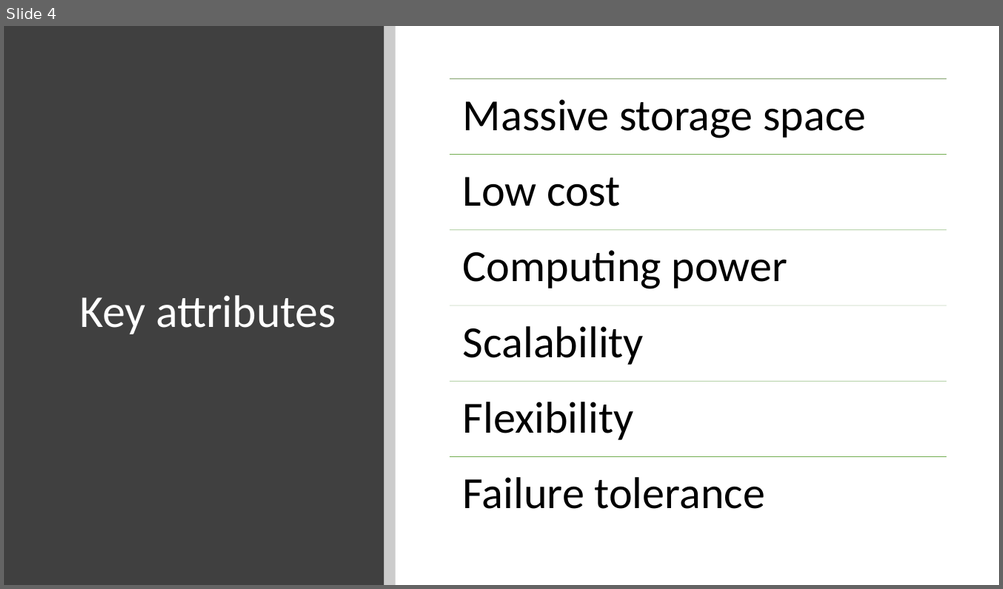
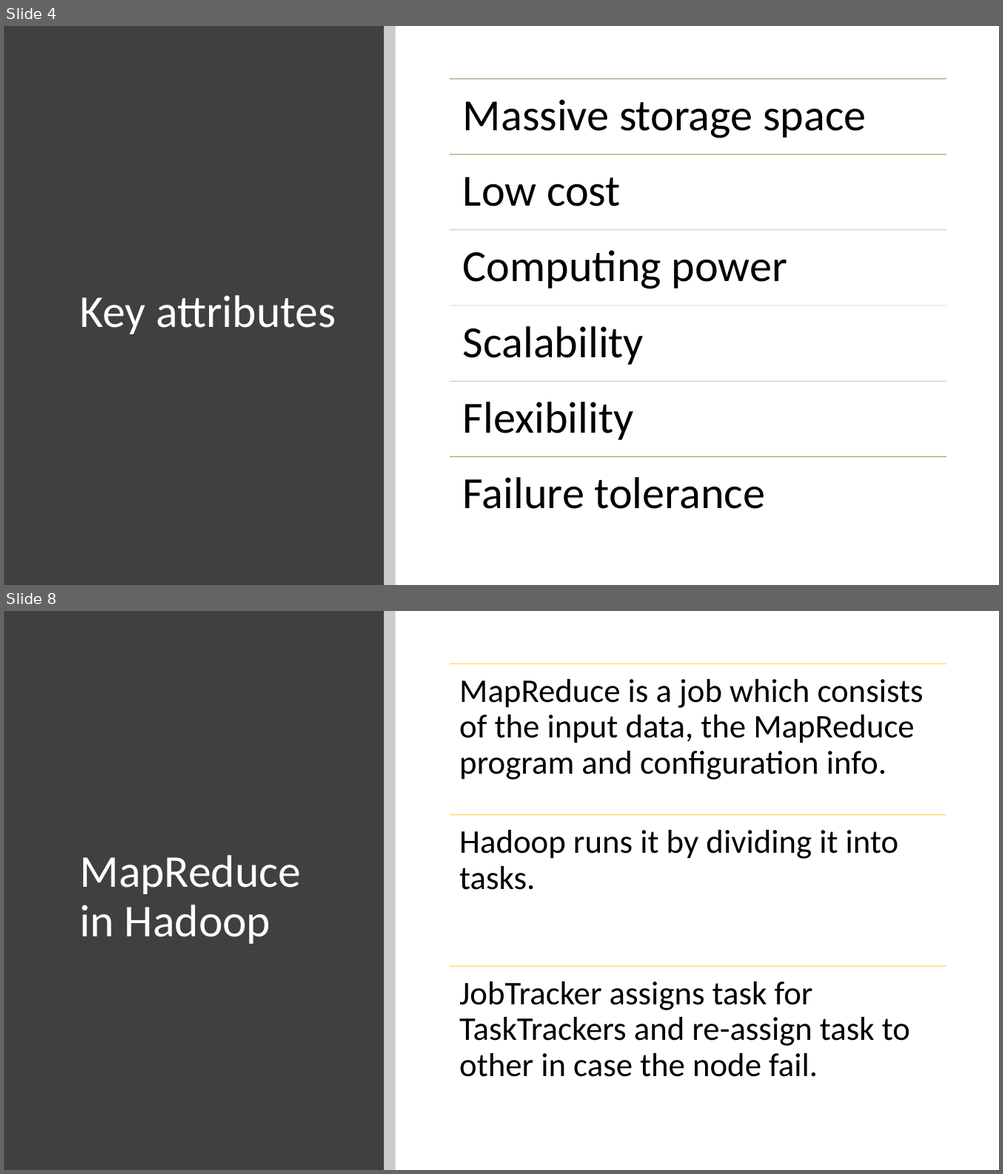
Before and after one commit to fnaticTrucMinh/UIT_AEP_BigDataRESEARCH, a slide deck: Hadoop Introduction.pptx. Shown one above the other, each under a label of ours: slide 4 before the commit, slides 4 and 8 after it; the slides between them are not shown. The pictures are 1003x589 and 1003x1174 pixels, drawn with LibreOffice and Linux fonts; fonts in the diff are those of the drawing. Boxes give left, top, right and bottom in pixels: in the first picture for what was removed or moved away, otherwise in the second. Text is boxed around its words. In the diff, an @@ line names an element or a change of style, - is before the commit and + after.

```diff
--- a/Hadoop Introduction.pptx
+++ b/Hadoop Introduction.pptx
@@ slide 8 added at (4,611,999,1170), background #FFFFFF @@
@@ rectangle added at (4,611,384,1170), fill #404040 @@
@@ rectangle added at (384,611,395,1170), fill #000000 at 20% opacity @@
@@ title added at (79,855,301,944), 44 pt, text #FFFFFF @@
+MapReduce in Hadoop
@@ group added at (449,664,946,1077): 3 lines, 3 texts @@
+MapReduce is a job which consists of the input data, the MapReduce program and configuration info.
+Hadoop runs it by dividing it into tasks.
+JobTracker assigns task for TaskTrackers and re-assign task to other in case the node fail.
```
Also in this commit, not shown: 2 slides changed, 9 other slides added.
